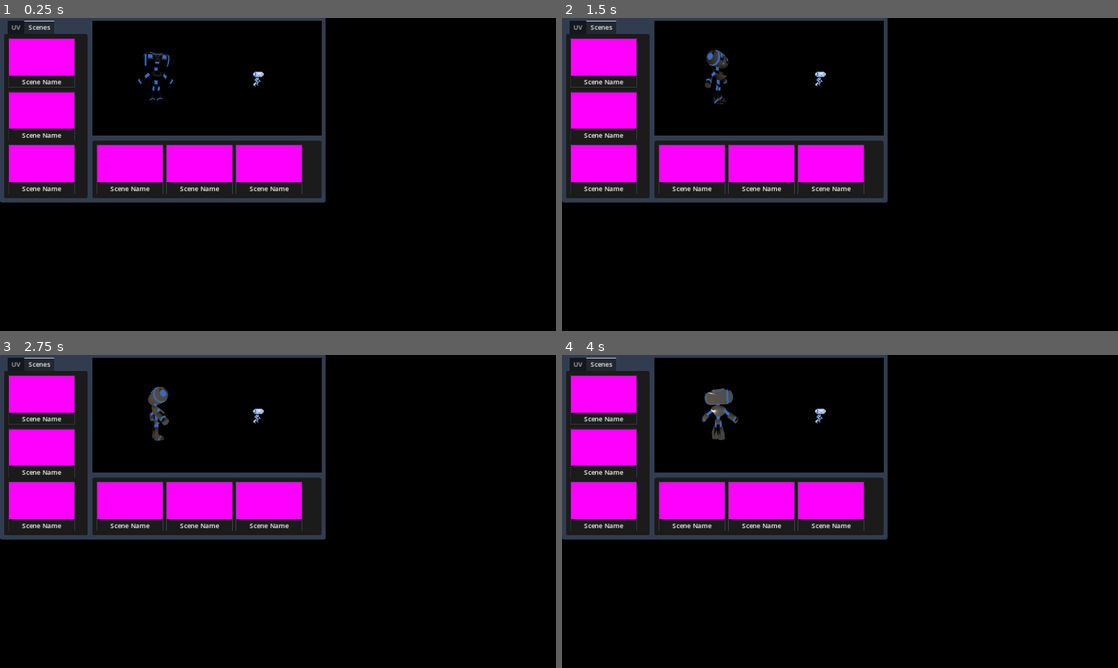
Above: before the commit, frames 1-4 (two rows, left to right).
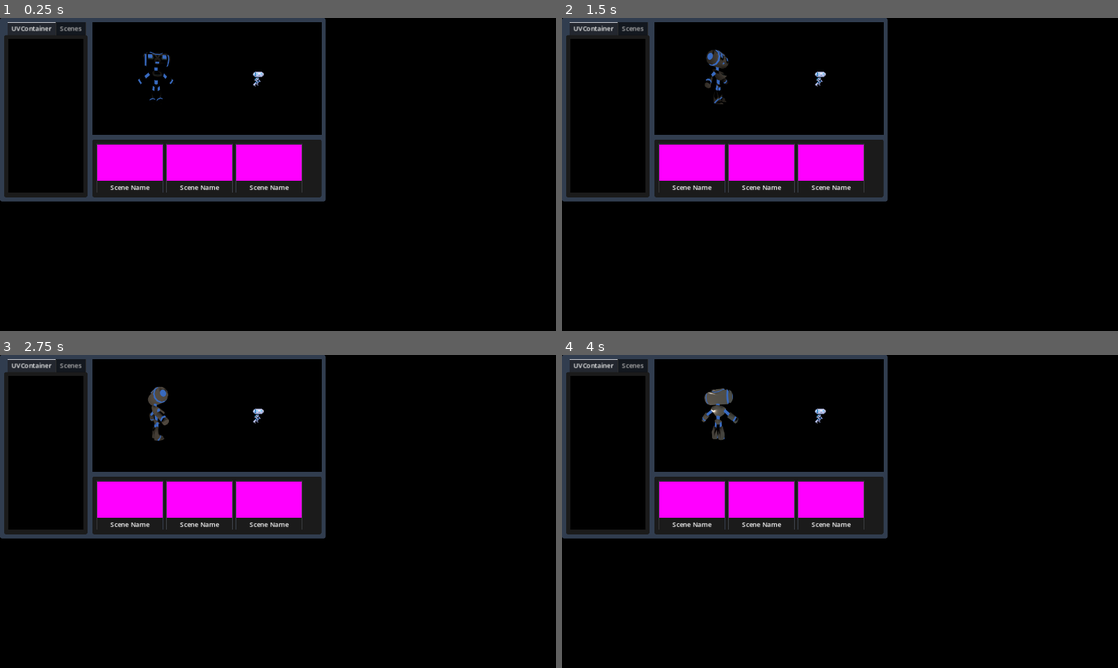
Above: after the commit, the same moments.

Repository: stringyWingy/gd_projection_mapper
Game: Godot game, scene res://window_editor.tscn
Same seed, same stepped clock (60 frames per second), same inputs: the game is played once before the commit and once after it.
Inputs (mouse positions are in pixels of both pictures, inside the frame that each line leads up to):
- Up to frame 1 (0.25 s): no input
- Up to frame 2 (1.5 s): tap Enter at 0.5 s; move the mouse to (962, 158) at 0.52 s; hold Delete (delete_quad) 0.53-1.25 s; click (962, 158) at 0.67 s; drag from (728, 190) to (812, 237) at 1.27 s
- Up to frame 3 (2.75 s): tap Space at 2 s; move the mouse to (333, 442) at 2.02 s; hold Shift (grab_fine) from 2.03 s (still down); click (333, 442) at 2.17 s
- Up to frame 4 (4 s): release Shift (grab_fine) at 2.75 s; drag from (812, 574) to (673, 464) at 2.77 s; move the mouse to (1006, 558) at 3.52 s; hold Right mouse button (right_click) from 3.53 s (still down); click (1006, 558) at 3.67 s

The runs differ from the first frame. In frame 1, 8.3% of the frame differs, in the area x 0-59%, y 0-60%; in frame 2, 8.3%; in frame 3, 8.3%; in frame 4, 8.3%.

Commit message:
reorganized & renamed resources

Diff:
--- a/display_world.tscn
+++ b/display_world/display_world.tscn
@@ -1,10 +1,10 @@
 [gd_scene load_steps=16 format=3 uid="uid://xwkspajfdmd7"]
 
-[ext_resource type="Script" path="res://display_world.gd" id="1_8mkex"]
+[ext_resource type="Script" path="res://display_world/display_world.gd" id="1_8mkex"]
 [ext_resource type="PackedScene" uid="uid://8nlipuu0ceal" path="res://robot_3d.tscn" id="2_a5okm"]
 [ext_resource type="Texture2D" uid="uid://q5bonn8iowbc" path="res://robot_demo.png" id="3_afpij"]
 [ext_resource type="PackedScene" uid="uid://g3qon6c7xytj" path="res://projection_quad_2d.tscn" id="4_ae60v"]
-[ext_resource type="Script" path="res://editor_god.gd" id="5_g2uju"]
+[ext_resource type="Script" path="res://display_world/editor_angel_display_world.gd" id="5_g2uju"]
 
 [sub_resource type="AtlasTexture" id="AtlasTexture_k4ojb"]
 atlas = ExtResource("3_afpij")
@@ -106,15 +106,15 @@
 [node name="DemoQuad1" parent="." node_paths=PackedStringArray("editor_context") instance=ExtResource("4_ae60v")]
 position = Vector2(-125, 0)
 mesh = SubResource("ArrayMesh_on8e4")
-texture = SubResource("ViewportTexture_kq7yo")
-editor_context = NodePath("../EditorGod")
+texture = SubResource("ViewportTexture_2s4wv")
+editor_context = NodePath("../EditorAngel")
 
 [node name="DemoQuad2" parent="." node_paths=PackedStringArray("editor_context") instance=ExtResource("4_ae60v")]
 position = Vector2(125, 1)
 mesh = SubResource("ArrayMesh_a750g")
-texture = SubResource("ViewportTexture_ntm0u")
-editor_context = NodePath("../EditorGod")
+texture = SubResource("ViewportTexture_a7ooo")
+editor_context = NodePath("../EditorAngel")
 
-[node name="EditorGod" type="Node" parent="."]
+[node name="EditorAngel" type="Node" parent="."]
 process_priority = -777
 script = ExtResource("5_g2uju")
--- a/window_editor.gd
+++ b/window_editor.gd
@@ -1,7 +1,7 @@
 extends Control
 
 var window_display = null
-@onready var display_world = $HSplitContainer/VSplitContainer/SubViewportContainer/SubViewport/DisplayWorld
+@onready var display_world =  $PanelContainer/HSplitContainer/VSplitContainer/DisplayWorldContainer/DisplayWorldViewport.world_2d
 @onready var display_scene = preload("res://window_display.tscn")
 
 # Called when the node enters the scene tree for the first time.
--- a/window_editor.tscn
+++ b/window_editor.tscn
@@ -1,7 +1,7 @@
 [gd_scene load_steps=6 format=3 uid="uid://vpoh8hw542lm"]
 
 [ext_resource type="Script" path="res://window_editor.gd" id="1_16hpm"]
-[ext_resource type="PackedScene" uid="uid://xwkspajfdmd7" path="res://display_world.tscn" id="1_niy3p"]
+[ext_resource type="PackedScene" uid="uid://xwkspajfdmd7" path="res://display_world/display_world.tscn" id="1_niy3p"]
 [ext_resource type="Theme" uid="uid://bih0ootcxjn7o" path="res://ui/ui_theme.tres" id="1_pmykl"]
 [ext_resource type="Script" path="res://editor_camera.gd" id="4_gx5we"]
 [ext_resource type="PackedScene" uid="uid://djyachogawdaa" path="res://ui/scene_item.tscn" id="5_euu47"]
@@ -33,10 +33,8 @@
 clip_contents = true
 layout_mode = 2
 size_flags_horizontal = 3
-current_tab = 1
 
-[node name="UV" type="SubViewportContainer" parent="PanelContainer/HSplitContainer/TabContainer"]
-visible = false
+[node name="UVContainer" type="SubViewportContainer" parent="PanelContainer/HSplitContainer/TabContainer"]
 clip_contents = true
 layout_mode = 2
 size_flags_horizontal = 4
@@ -44,12 +42,18 @@
 theme = ExtResource("1_pmykl")
 stretch = true
 
-[node name="SubViewport" type="SubViewport" parent="PanelContainer/HSplitContainer/TabContainer/UV"]
+[node name="UVViewport" type="SubViewport" parent="PanelContainer/HSplitContainer/TabContainer/UVContainer"]
 handle_input_locally = false
 size = Vector2i(338, 697)
-render_target_update_mode = 0
+render_target_update_mode = 4
+
+[node name="UVCamera" type="Camera2D" parent="PanelContainer/HSplitContainer/TabContainer/UVContainer/UVViewport"]
+editor_draw_limits = true
+editor_draw_drag_margin = true
+script = ExtResource("4_gx5we")
 
 [node name="Scenes" type="FlowContainer" parent="PanelContainer/HSplitContainer/TabContainer"]
+visible = false
 layout_mode = 2
 
 [node name="SceneItem" parent="PanelContainer/HSplitContainer/TabContainer/Scenes" instance=ExtResource("5_euu47")]
@@ -67,23 +71,23 @@
 size_flags_stretch_ratio = 2.69
 theme_override_constants/minimum_grab_thickness = 4
 
-[node name="SubViewportContainer" type="SubViewportContainer" parent="PanelContainer/HSplitContainer/VSplitContainer"]
+[node name="DisplayWorldContainer" type="SubViewportContainer" parent="PanelContainer/HSplitContainer/VSplitContainer"]
 layout_mode = 2
 size_flags_vertical = 3
 size_flags_stretch_ratio = 4.0
 theme = ExtResource("1_pmykl")
 stretch = true
 
-[node name="SubViewport" type="SubViewport" parent="PanelContainer/HSplitContainer/VSplitContainer/SubViewportContainer"]
+[node name="DisplayWorldViewport" type="SubViewport" parent="PanelContainer/HSplitContainer/VSplitContainer/DisplayWorldContainer"]
 handle_input_locally = false
 canvas_cull_mask = 4294966275
 size = Vector2i(976, 592)
 render_target_update_mode = 4
 
-[node name="DisplayWorld" parent="PanelContainer/HSplitContainer/VSplitContainer/SubViewportContainer/SubViewport" instance=ExtResource("1_niy3p")]
+[node name="DisplayWorld" parent="PanelContainer/HSplitContainer/VSplitContainer/DisplayWorldContainer/DisplayWorldViewport" instance=ExtResource("1_niy3p")]
 unique_name_in_owner = true
 
-[node name="EditorCamera" type="Camera2D" parent="PanelContainer/HSplitContainer/VSplitContainer/SubViewportContainer/SubViewport"]
+[node name="DisplayWorldCamera" type="Camera2D" parent="PanelContainer/HSplitContainer/VSplitContainer/DisplayWorldContainer/DisplayWorldViewport"]
 editor_draw_limits = true
 editor_draw_drag_margin = true
 script = ExtResource("4_gx5we")
Renamed: display_world.gd -> display_world/display_world.gd
Not shown: 2 places in display_world/display_world.tscn that only renumber resources
Renamed: editor_god.gd -> display_world/editor_angel_display_world.gd
